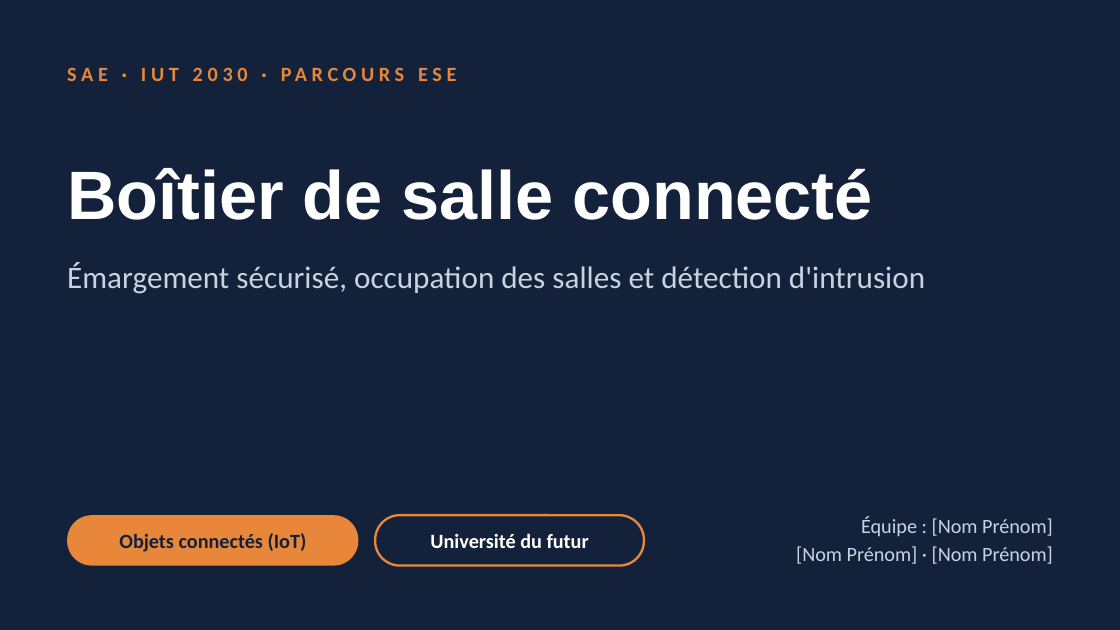
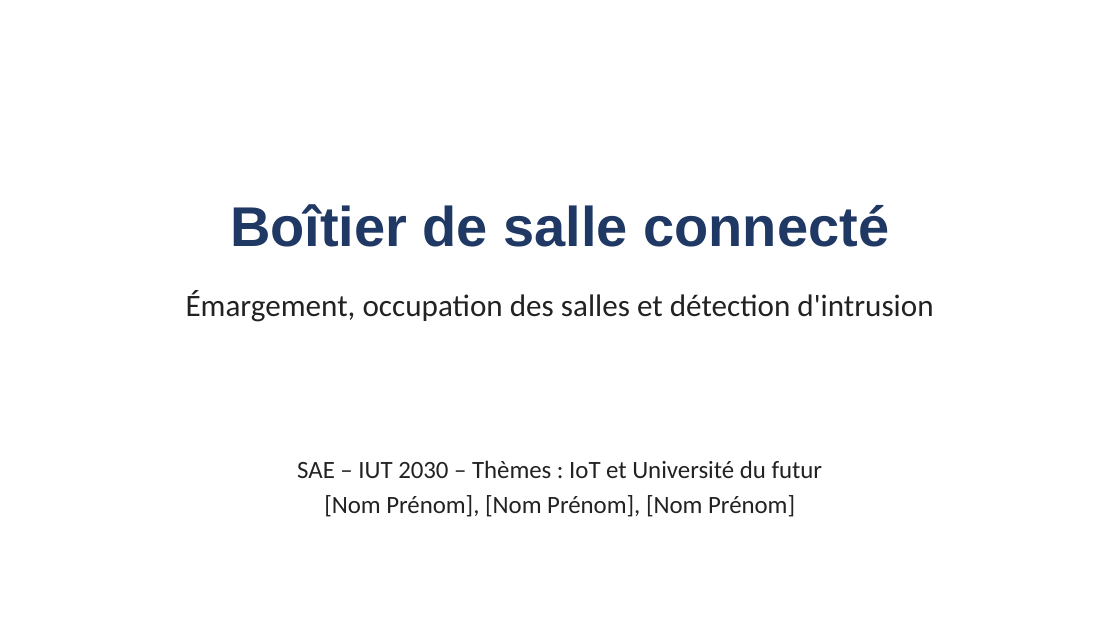
Before and after one commit to louay931/Mytion, a slide deck: slide 1 of sae_iut2030/SAE_IUT2030_boitier_salle.pptx. Drawn at 1120x630 pixels with LibreOffice and Linux fonts; fonts in the diff are those of the drawing. Boxes give left, top, right and bottom in pixels: in the first picture for what was removed or moved away, otherwise in the second. Text is boxed around its words. In the diff, an @@ line names an element or a change of style, - is before the commit and + after.

```diff
--- a/sae_iut2030/SAE_IUT2030_boitier_salle.pptx
+++ b/sae_iut2030/SAE_IUT2030_boitier_salle.pptx
@@ background #13223A to #FFFFFF @@
@@ text removed at [67, 62, 1053, 101] @@
-SAE · IUT 2030 · PARCOURS ESE
@@ title "Boîtier de salle connecté": place and size @@
-title "Boîtier de salle connecté" at [67, 168, 873, 220]
+title "Boîtier de salle connecté" at [230, 204, 890, 247]
@@ title "Boîtier de salle connecté" at [230, 204, 890, 247]: size 44 to 36 pt, text colour #FFFFFF to #1F3864; alignment left to centre; vertical alignment top to middle @@
@@ text at [186, 290, 933, 322]: text changed; text colour #C9D3E0 to #222222 @@
-Émargement sécurisé, occupation des salles et détection d'intrusion
+Émargement, occupation des salles et détection d'intrusion
@@ text "SAE – IUT 2030 – ..." at [297, 460, 823, 517]: vertical alignment bottom to top @@
@@ text at [297, 460, 823, 517]: text changed; size 13 to 16 pt; text colour #C9D3E0 to #222222 @@
-Équipe : [Nom Prénom]
-[Nom Prénom] · [Nom Prénom]
+SAE – IUT 2030 – Thèmes : IoT et Université du futur
+[Nom Prénom], [Nom Prénom], [Nom Prénom]
@@ rounded rectangle removed at [67, 515, 358, 566] @@
@@ text removed at [119, 533, 307, 552] @@
-Objets connectés (IoT)
@@ rounded rectangle removed at [375, 515, 644, 566] @@
@@ text removed at [430, 533, 589, 548] @@
-Université du futur
```
Also in this commit, not shown: 1 other slide changed, 1 slide added, 1 slide removed, 1 other file.
